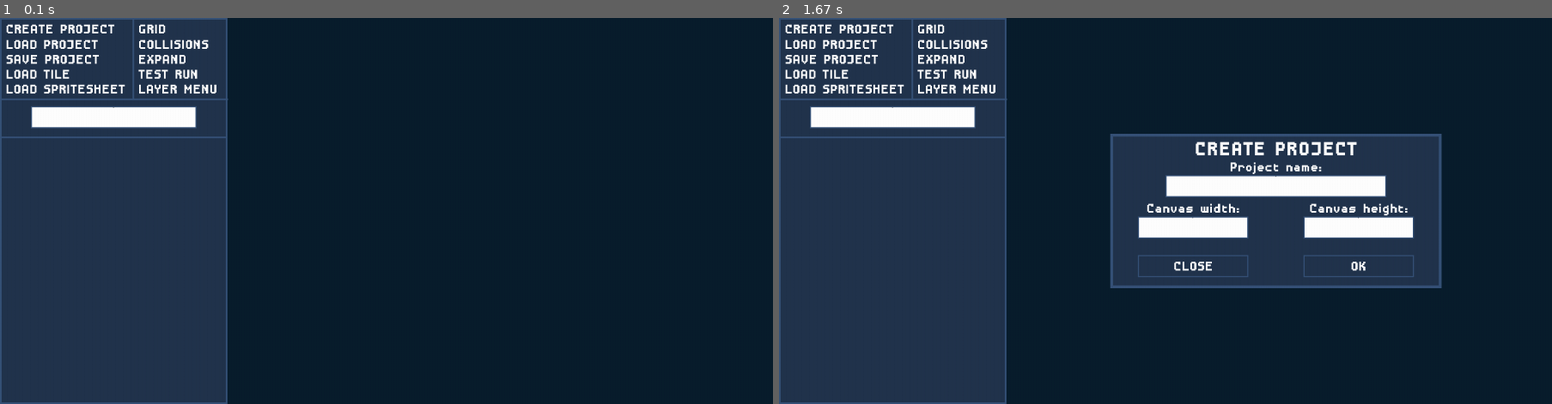
Above: before the commit, frames 1-2 (left to right).
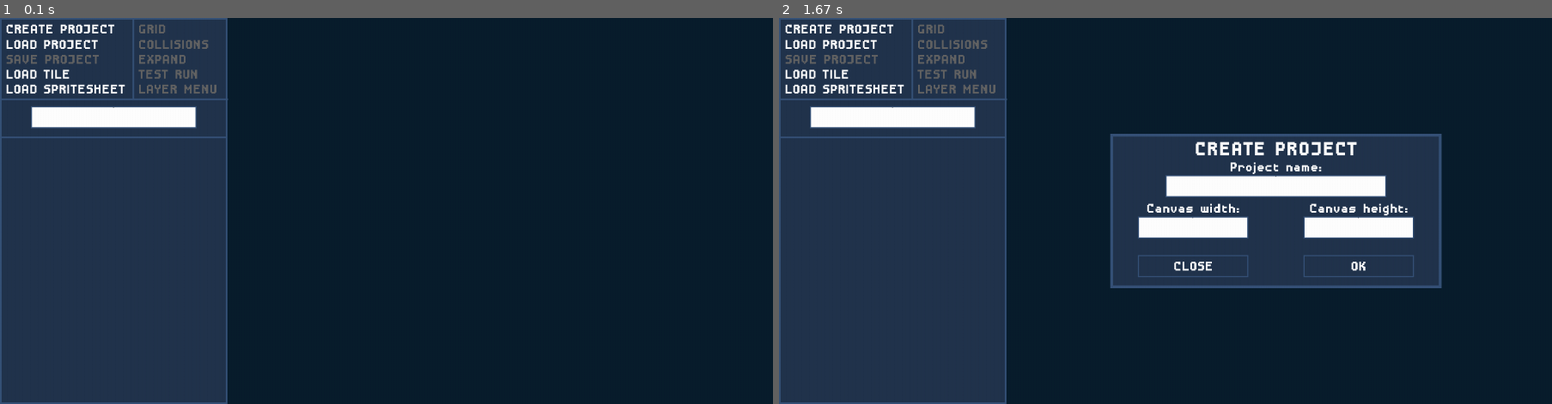
Above: after the commit, the same moments.

Repository: ImYourDope/PyGameLevelDesigner
Game: pygame game, started from main.py
Same seed, same stepped clock (60 frames per second), same inputs: the game is played once before the commit and once after it.
Inputs:
- Up to frame 1 (0.1 s): no input
- Up to frame 2 (1.67 s): click "CREATE PROJECT" at 0.38 s

The runs differ from the first frame. In frame 1, 0.7% of the frame differs, in the area x 0-28%, y 1-20%; in frame 2, 0.7%.

Commit message:
Added inactive TextButtons

Diff:
--- a/dom/layout.py
+++ b/dom/layout.py
@@ -1,6 +1,5 @@
 import pygame
 from random import randint
-
 from dom import DOMEventElement, layout_manager
 from settings import ui_main_color, popup_screen_border_color
 
--- a/interface/text_button.py
+++ b/interface/text_button.py
@@ -1,4 +1,4 @@
-from dom import layout_manager, ElementInterface
+from dom import layout_manager, ElementInterface, layout
 from settings import *
 
 
@@ -20,32 +20,39 @@
 
     def __init__(self, properties):
         self.id = properties['id']
+        state_manager.set(self.id+'state', False)
+        self.text = properties['text']
 
         if properties['hover']['position'] == 'relative':
             properties['hover']['x'] += properties['x']
             properties['hover']['y'] += properties['y']
 
-        self.surface = main_font.render(properties['text'], False, main_font_color)
+        state_manager.set(self.id+'surface', main_font.render(self.text, False, main_font_color))
         self.pos = (properties['x'], properties['y'])
-        self.size = self.surface.get_size()
+        self.size = state_manager.get(self.id+'surface').get_size()
         self.rect = pygame.Rect(
             self.pos,
             self.size
         )
 
         self.hovered_pos = (properties['hover']['x'], properties['hover']['y'])
-        self.hovered_rect = self.surface.get_rect(topleft=self.hovered_pos)
-
+        self.hovered_rect = state_manager.get(self.id+'surface').get_rect(topleft=self.hovered_pos)
         self.align = properties['align']
 
     def mouse_collision(self, cors):
         return self.rect.collidepoint(cors) or self.hovered_rect.collidepoint(cors)
 
     def draw(self, screen):
-        if not layout_manager.ishovered(self.id):
-            screen.blit(self.surface, self.pos)
+        if not layout_manager.ishovered(self.id) or not state_manager.get(self.id+'state'):
+            screen.blit(state_manager.get(self.id+'surface'), self.pos)
         else:
-            screen.blit(self.surface, self.hovered_pos)
+            screen.blit(state_manager.get(self.id+'surface'), self.hovered_pos)
 
     def set_text(self, text):
-        self.surface = main_font.render(text, False, main_font_color)
+        state_manager.set(self.id+'surface', main_font.render(text, False, main_font_color))
+
+    def update(self):
+        if state_manager.get(self.id+'state'):
+            state_manager.set(self.id + 'surface', main_font.render(self.text, False, main_font_color))
+        else:
+            state_manager.set(self.id + 'surface', main_font.render(self.text, False, inactive_font_color))
--- a/layouts/spritesheetloader/__init__.py
+++ b/layouts/spritesheetloader/__init__.py
@@ -53,7 +53,6 @@
         layout.set('counter', counter)
 
 
-
 layout.set('init', init)
 layout.onclick('next-tile', lambda e: next_elem(e, load_tile=True))
 layout.onclick('skip-tile', lambda e: next_elem(e, load_tile=False))
--- a/main.py
+++ b/main.py
@@ -2,6 +2,7 @@
 from dom import layout_manager
 from XMLparser import XMLParser
 from canvas import *
+from supportfunctions import *
 # WARNING: layouts module imports dynamically. Don't change this part of code if you don't understand what it does
 from layout_loader import init_layouts
 from userinterface import *
@@ -30,6 +31,7 @@
 
 create_scrolling_cursors()
 layout_manager.push(root)
+text_buttons_update(xml.read_dom(), start_buttons_state)
 
 while True:
     # DRAW SECTION
--- a/main.xml
+++ b/main.xml
@@ -10,13 +10,13 @@
                x="10"/>
     </TextButton>
 
-    <Label id="load-project-button"
+    <TextButton id="load-project-button"
                 x="10"
                 y="33"
                 text="LOAD PROJECT">
         <Hover position="relative"
                x="10"/>
-    </Label>
+    </TextButton>
 
     <TextButton id="save-project-button"
                 x="10"
--- a/settings.py
+++ b/settings.py
@@ -15,7 +15,7 @@
 main_font_name = 'DisposableDroidBB_bld.ttf'
 main_font = pygame.font.Font('DisposableDroidBB_bld.ttf', main_font_size)
 main_font_color = (255, 255, 255)
-
+inactive_font_color = (100, 100, 100)
 
 # SPRITESHEET SETTING
 default_sprite_row_color = (255, 255, 0)
@@ -84,8 +84,6 @@
 test_popup_screen_inputlines = []
 
 # BUTTONS SETTINGS
-main_screen_buttons = []
-test_popup_screen_buttons = []
 button_gap = -2
 starting_button_pos = 5
 
@@ -93,3 +91,11 @@
 popup_screen_background_color = ui_main_color
 popup_screen_border_color = ui_border_color
 popup_screen_border_thickness = 2
+
+# ENABLE SETTINGS
+main_screen_buttons_id = ['create-project-button', 'load-project-button', 'save-project-button', 'load-tiles-button',
+                          'load-spritesheet-button', 'toggle-grid', 'collision-button', 'expand-canvas-button',
+                          'layer-menu-button', 'test-run-button']
+start_buttons_state = [True, True, False, True, True, False, False, False, False, False]
+main_buttons_state = [True, True, True, True, True, True, True, True, True, True]
+collision_buttons_state = [False, False, False, False, False, False, True, False, False, False]
--- /dev/null
+++ b/supportfunctions.py
@@ -0,0 +1,11 @@
+from settings import *
+from state_manager import *
+from dom import layout
+
+
+def text_buttons_update(layout, boollist):
+    i = 0
+    for button_id in main_screen_buttons_id:
+        state_manager.set(button_id+'state', boollist[i])
+        layout.get_element_by_id(button_id).elem.update()
+        i += 1
